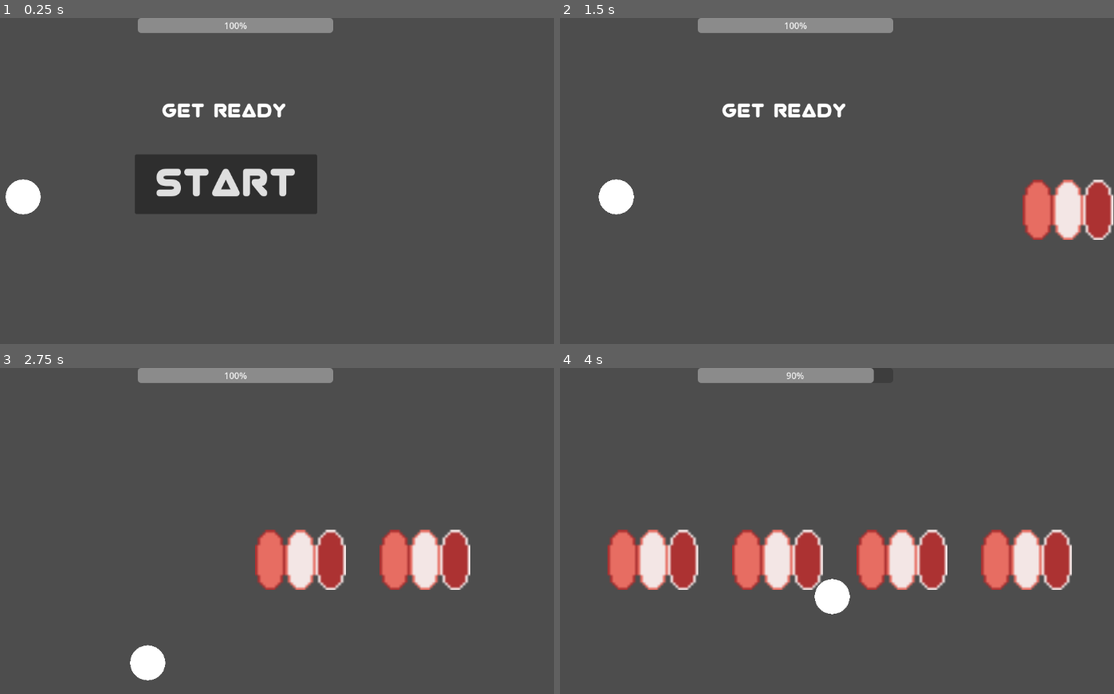
Above: before the commit, frames 1-4 (two rows, left to right).
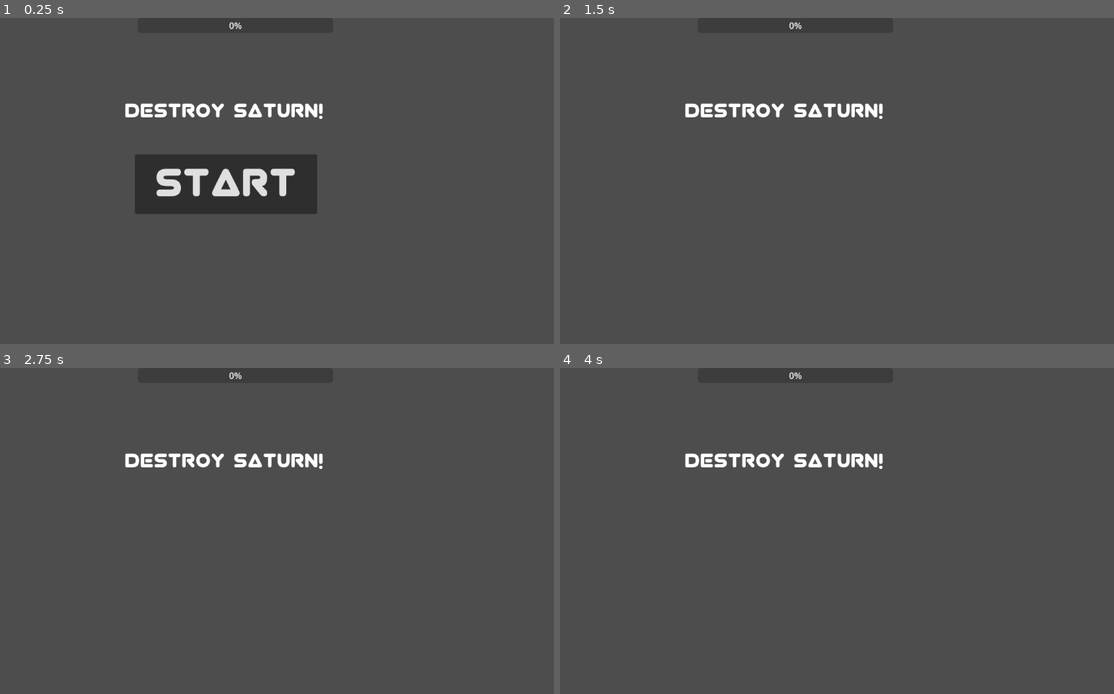
Above: after the commit, the same moments.

Repository: doggycoder456/GMTK-game-jam
Game: Godot game, scene res://Main.tscn
Two runs of this game, one before a commit and one after it. Both use one fixed random seed, a clock stepped at 60 frames per second and the inputs below.
Inputs:
- Up to frame 1 (0.25 s): no input
- Up to frame 2 (1.5 s): click "Start" at 0.5 s; tap Enter at 1.25 s; hold Right (ui_right) from 1.28 s (still down); tap Space (space) at 1.35 s
- Up to frame 3 (2.75 s): release Right (ui_right) at 2.03 s; hold Down (ui_down) from 2.03 s (still down); tap Space (space) at 2.1 s
- Up to frame 4 (4 s): release Down (ui_down) at 2.78 s; hold Right (ui_right) 2.78-3.53 s; tap Space (space) at 2.85, 3.6 s; hold Up (ui_up) from 3.53 s (still down)

The runs differ from the first frame. In frame 1, 3.2% of the frame differs, in the area x 1-61%, y 0-61%; in frame 2, 5.8%; in frame 3, 8.4%; in frame 4, 14%, in the area x 8-93%, y 0-76%.
Error after the commit: Parse Error: Class "Player" hides a global script class. (res://Player.gd:1)

Commit message:
Enemy collisions are working once collided with the player

Diff:
--- /dev/null
+++ b/Source-code/Enemy.gd
@@ -0,0 +1,35 @@
+class_name Enemy
+
+extends CharacterBody2D
+
+@export var horizontalSpeed = 200.0
+@export var enemyHealth = 100
+
+var playerCollidedWithEnemy: Player = null
+
+func _process(delta):
+	if playerCollidedWithEnemy != null:
+		playerCollidedWithEnemy.playerGotDamaged(3)
+		print("Enemy hit player")
+
+func _physics_process(delta):
+	position.x -= horizontalSpeed * delta
+
+func enemyDamaged(damageAmount):
+	enemyHealth == damageAmount
+
+	if enemyHealth <= 0:
+		queue_free()
+
+func _on_visible_on_screen_notifier_2d_screen_exited():
+	queue_free()
+
+
+func _on_area_2d_body_entered(body):
+	if body is Player:
+		playerCollidedWithEnemy = body
+
+
+func _on_area_2d_body_exited(body):
+	if body is Player:
+		playerCollidedWithEnemy = null
--- /dev/null
+++ b/Source-code/Enemy.tscn
@@ -0,0 +1,32 @@
+[gd_scene load_steps=5 format=3 uid="uid://dirwbyida7ija"]
+
+[ext_resource type="Script" path="res://Enemy.gd" id="1_vud4v"]
+[ext_resource type="Texture2D" uid="uid://c0wpuoglqd3wk" path="res://Art assets/Spaceship1.png" id="2_gwl7w"]
+
+[sub_resource type="CircleShape2D" id="CircleShape2D_vckbn"]
+radius = 23.0
+
+[sub_resource type="CircleShape2D" id="CircleShape2D_873h4"]
+radius = 23.0
+
+[node name="Enemy" type="CharacterBody2D"]
+script = ExtResource("1_vud4v")
+
+[node name="EnemySprite" type="Sprite2D" parent="."]
+texture = ExtResource("2_gwl7w")
+
+[node name="Area2D" type="Area2D" parent="."]
+
+[node name="CollisionShape2D" type="CollisionShape2D" parent="Area2D"]
+shape = SubResource("CircleShape2D_vckbn")
+
+[node name="VisibleOnScreenNotifier2D" type="VisibleOnScreenNotifier2D" parent="."]
+position = Vector2(-4.76837e-07, 4.76837e-07)
+scale = Vector2(1.8, 1.4)
+
+[node name="CollisionShape2D" type="CollisionShape2D" parent="."]
+shape = SubResource("CircleShape2D_873h4")
+
+[connection signal="body_entered" from="Area2D" to="." method="_on_area_2d_body_entered"]
+[connection signal="body_exited" from="Area2D" to="." method="_on_area_2d_body_exited"]
+[connection signal="screen_exited" from="VisibleOnScreenNotifier2D" to="." method="_on_visible_on_screen_notifier_2d_screen_exited"]
--- a/Source-code/Main.gd
+++ b/Source-code/Main.gd
@@ -1,3 +1,5 @@
+class_name Main
+
 extends Node2D
 
 
@@ -5,19 +7,28 @@
 
 func _ready():
 	$Player.hide()
-	new_game() # Replace with function body.
+	$"Enemy".hide()
+	$"Enemy".set_process(false)
+	$"Enemy".set_physics_process(false)
+	#new_game() # Replace with function body.
 
 
 func game_over():
 	new_game()
 	$HUD.show_game_over()
-	$Player.hide()
+	$Player.hide() # Replace with function body.
+	$"Enemy".hide()
+	$"Enemy".set_process(false)
+	$"Enemy".set_physics_process(false)
 
 func new_game():
-	$Player.hide()
-	$HUD.hide()
 	$Player.start()
 	$HUD.show()
+
+	$"Enemy".show()
+	$"Enemy".set_process(true)
+	$"Enemy".set_physics_process(true)
+
 	$HUD.show_message("Get Ready")
 	$Player.show()
 
--- a/Source-code/Main.tscn
+++ b/Source-code/Main.tscn
@@ -1,10 +1,11 @@
-[gd_scene load_steps=6 format=3 uid="uid://cern3rxmbo3tl"]
+[gd_scene load_steps=7 format=3 uid="uid://cern3rxmbo3tl"]
 
 [ext_resource type="PackedScene" uid="uid://c6657rbelalwm" path="res://Player.tscn" id="1_bpmro"]
 [ext_resource type="Script" path="res://Main.gd" id="1_th16n"]
 [ext_resource type="PackedScene" uid="uid://bqfqqfysdak6h" path="res://ProjectileSpawner.tscn" id="2_tt51p"]
 [ext_resource type="PackedScene" uid="uid://dbapln3oi8kp0" path="res://Hud.tscn" id="3_ef31k"]
 [ext_resource type="Script" path="res://HealthBar.gd" id="5_ak8dl"]
+[ext_resource type="PackedScene" uid="uid://dirwbyida7ija" path="res://Enemy.tscn" id="6_ce3wa"]
 
 [node name="Main" type="Node2D"]
 position = Vector2(1, 0)
@@ -33,7 +34,8 @@
 
 [node name="Timer" type="Timer" parent="."]
 
-[connection signal="dead" from="Player" to="." method="game_over"]
-[connection signal="hit" from="Player" to="." method="_on_player_hit"]
+[node name="Enemy" parent="." instance=ExtResource("6_ce3wa")]
+position = Vector2(1000, 300)
+
 [connection signal="start_game" from="HUD" to="." method="new_game"]
 [connection signal="timeout" from="Timer" to="." method="new_game"]
--- a/Source-code/Player.tscn
+++ b/Source-code/Player.tscn
@@ -1,6 +1,6 @@
 [gd_scene load_steps=5 format=3 uid="uid://c6657rbelalwm"]
 
-[ext_resource type="Script" path="res://player.gd" id="1_8umtx"]
+[ext_resource type="Script" path="res://Player.gd" id="1_8umtx"]
 
 [sub_resource type="SphereMesh" id="SphereMesh_v58dk"]
 radius = 10.0
--- /dev/null
+++ b/Source-code/enemyBoss.gd
@@ -0,0 +1,12 @@
+class_name enemyBoss
+
+extends Enemy
+
+# Called when the node enters the scene tree for the first time.
+func _ready():
+	pass # Replace with function body.
+
+
+# Called every frame. 'delta' is the elapsed time since the previous frame.
+func _process(delta):
+	pass
--- /dev/null
+++ b/Source-code/enemyBoss.tscn
@@ -0,0 +1,15 @@
+[gd_scene load_steps=4 format=3 uid="uid://qu7235nhbjn"]
+
+[ext_resource type="PackedScene" uid="uid://dirwbyida7ija" path="res://Enemy.tscn" id="1_jcqq0"]
+[ext_resource type="Texture2D" uid="uid://c0wpuoglqd3wk" path="res://Art assets/Spaceship1.png" id="2_asu70"]
+[ext_resource type="Script" path="res://enemyBoss.gd" id="2_glsc6"]
+
+[node name="EnemyBoss" instance=ExtResource("1_jcqq0")]
+script = ExtResource("2_glsc6")
+
+[node name="EnemySprite" parent="." index="0"]
+texture = ExtResource("2_asu70")
+
+[node name="VisibleOnScreenNotifier2D" parent="." index="2"]
+position = Vector2(-7.15256e-07, 4.76837e-07)
+scale = Vector2(2, 2)
--- a/Source-code/player.gd
+++ b/Source-code/player.gd
@@ -1,6 +1,10 @@
+class_name Player
+
 extends CharacterBody2D
+
 signal hit
 signal dead
+
 @export var player_speed = 300
 @export var max_player_health  = 100
 @export var current_player_health = max_player_health
@@ -37,9 +41,9 @@
 	position = position.clamp(Vector2.ZERO, screensize)
 
 
+func playerGotDamaged(amountOfDamage):
 
-
-
+	current_player_health -= amountOfDamage
 
 
 
Not shown, added: Source-code/Art assets/Credits Button Hover.png.import
Not shown, added: Source-code/Art assets/Credits Button Idle.png.import
Not shown, added: Source-code/Art assets/Credits Button Press.png.import
Not shown, added: Source-code/Art assets/Game Logo.png.import
Not shown, added: Source-code/Art assets/Game Title.png.import
Not shown, added: Source-code/Art assets/Game title screen + Menu Background.png.import
Not shown, added: Source-code/Art assets/Game title screen.png.import
Not shown, added: Source-code/Art assets/Settings Button Hover.png.import
Not shown, added: Source-code/Art assets/Settings Button Press.png.import
Not shown, added: Source-code/Art assets/Sonar Line + Foreground.png.import
